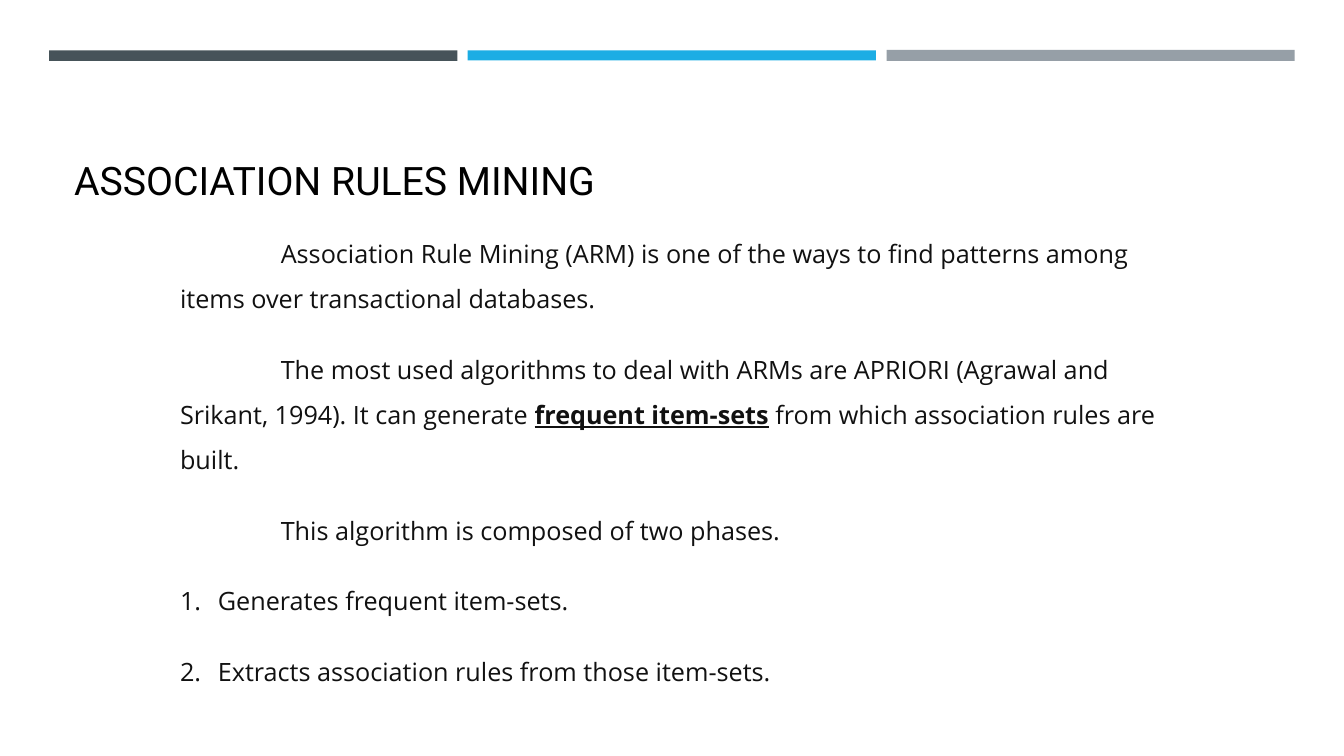
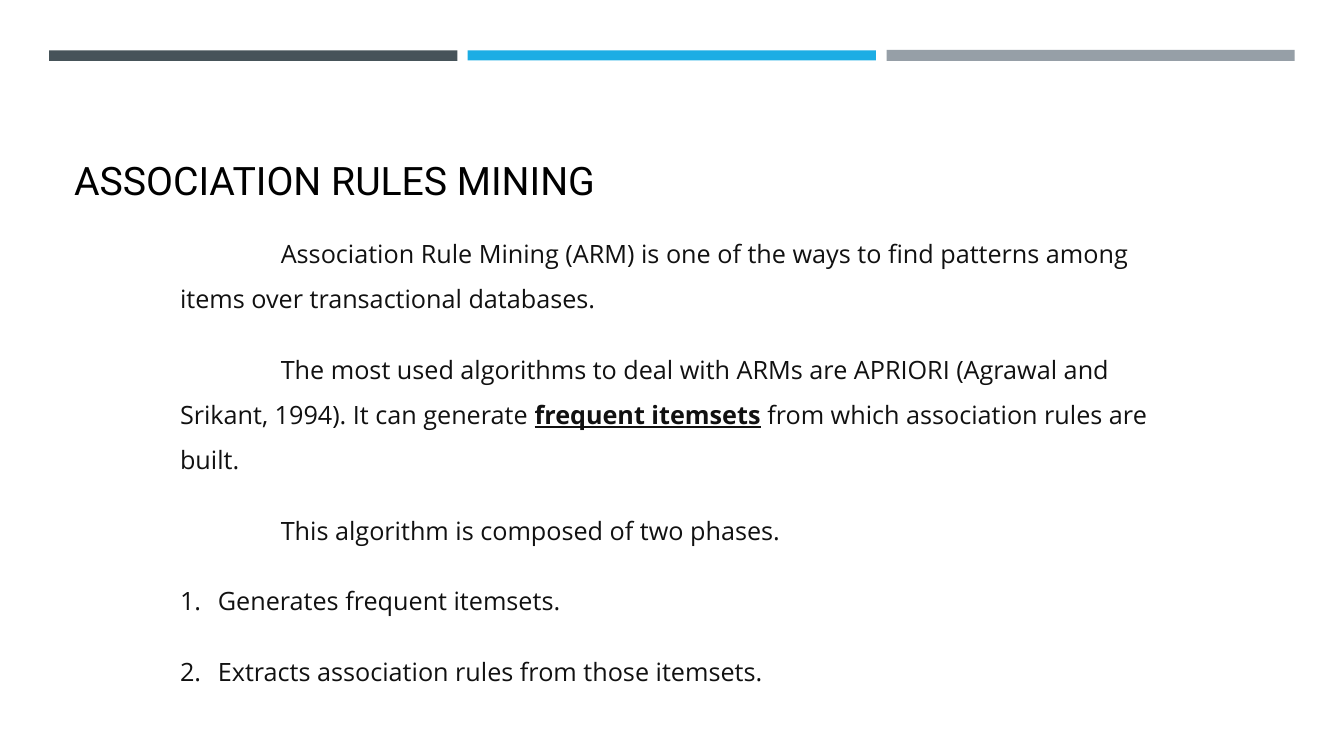
Before and after one commit to Wanarut/Review_literature, a slide deck: slide 9 of Impact of Genetic Algorithms Operators on Association Rules Extraction.pptx (slide 8 before the commit). Drawn at 1344x756 pixels with LibreOffice and Linux fonts; fonts in the diff are those of the drawing. Boxes give left, top, right and bottom in pixels: in the first picture for what was removed or moved away, otherwise in the second. Text is boxed around its words. In the diff, an @@ line names an element or a change of style, - is before the commit and + after.

Commit message:
edit 1

```diff
--- a/Impact of Genetic Algorithms Operators on Association Rules Extraction.pptx
+++ b/Impact of Genetic Algorithms Operators on Association Rules Extraction.pptx
@@ text at [180, 360, 1147, 470]: text changed @@
-The most used algorithms to deal with ARMs are APRIORI (Agrawal and Srikant, 1994). It can generate frequent item-sets from which association rules are built.
+The most used algorithms to deal with ARMs are APRIORI (Agrawal and Srikant, 1994). It can generate frequent itemsets from which association rules are built.
@@ text at [218, 590, 763, 682]: text changed @@
-1. Generates frequent item-sets.
-2. Extracts association rules from those item-sets.
+1. Generates frequent itemsets.
+2. Extracts association rules from those itemsets.
```
Also in this commit, not shown: 2 other slides changed, 1 slide added.
